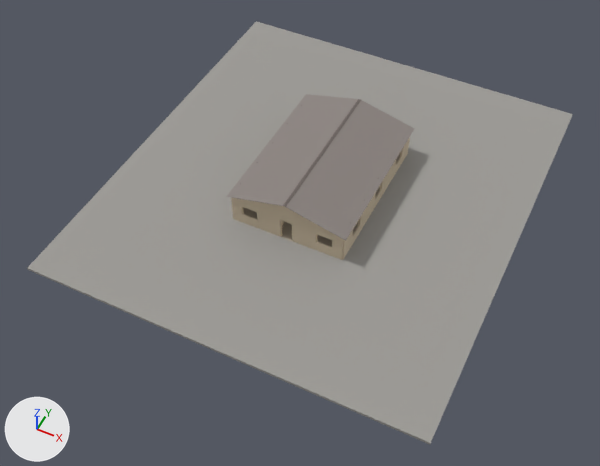
A saved change to the glTF model assets/models/map.glb.
Camera for both pictures: a camera (50 mm lens) standing at (21.3, -47.2, 51.5) and looking at (0.2, -5.0, -1.2). The axes (+X, +Y, +Z) are drawn at lower left. The lights are the same throughout. The picture after the commit comes second. Vertices at exactly the same position are counted once.

Objects in the first picture: 'Map_Ground', 'Map_Osb', 'Map_Roof' and 3 more.
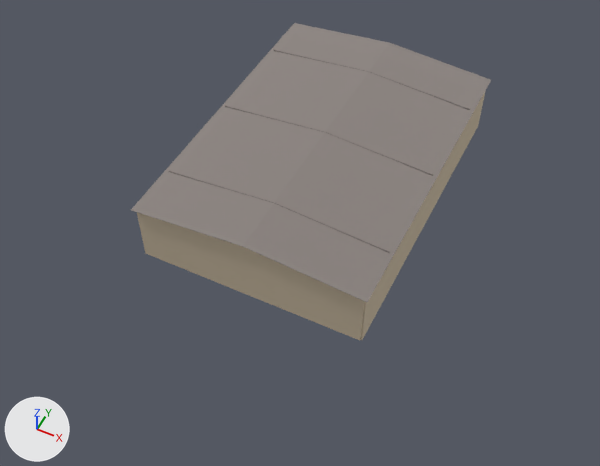
Where the change shows, as pixel boxes [x1, y1, x2, y2] in the pictures (600 x 466 px):
'Map_Ground', deleted
    before: [27, 21, 573, 444]
'Map_Roof', reshaped (90% wider, 89% taller)
    before: [226, 94, 415, 241]
    after: [131, 23, 491, 302]
part 1 of me_hastial_1, added
    after: [161, 220, 334, 288]
part 2 of me_hastial_1, added
    after: [137, 92, 485, 340]
part 3 of me_faldon_1, added
    after: [131, 23, 491, 302]

Edits to the bpy script that builds the scene:
```text
Change me_faldon_1:
    used by ob_map_roof; location = (0.0, 0.0, 0.0)
    remove me_faldon_1.from_pydata(...)  # 12 vertices, 24 faces; spans x -5.35..5.35, y -7.35..7.35, z 2.75..4.13
    add me_faldon_1.from_pydata(...)  # 24 vertices, 48 faces; spans x -9.85..9.85, y -13.85..13.85, z 2.75..6.03
    me_faldon_1 part 3
    6 vertices are added at (0.0, -13.85, 6.0), (-9.85, -13.85, 5.15), (0.0, -13.85, 6.03), (-9.85, -13.85, 5.18), (9.85, -13.85, 5.15), (9.85, -13.85, 5.18)
    6 new vertices lie (0.0, 27.7, 0.0) away from vertices in x -9.85..9.85, y -13.85, z 5.15..6.03
    24 new faces join them
Change me_hastial_1:
    used by ob_map_osb; location = (0.0, 0.0, 0.0)
    remove me_hastial_1.from_pydata(...)  # 444 vertices, 784 faces; spans x -5.12..5.12, y -7.24..7.24, z 0.0..4.1
    add me_hastial_1.from_pydata(...)  # 480 vertices, 848 faces; spans x -9.62..9.62, y -13.74..13.74, z 0.0..6.0
    me_hastial_1 part 1: the loose piece of 6 vertices spanning x -5.12..5.12, y -7.24..-7.12, z 2.8..4.1 is copied, and the copy is scaled about its middle by (1.88, 1, 0.615), then moved by (0.0, -6.5, 2.15); it spans x -9.62..9.62, y -13.74..-13.62, z 5.2..6.0
    me_hastial_1 part 2: a new loose piece of 24 vertices spanning x -9.62..9.62, y -13.62..13.62, z 0.0..5.2, in mat_map_osb (beige #cebfa6)
    other edits to the shape of me_hastial_1 do not show in these pictures
Remove ob_map_ground:
    ob_map_ground = bpy.data.objects.new('Map_Ground', me_terrenon)
    ob_map_ground.location = (0.0, 0.0, 0.0)
```
